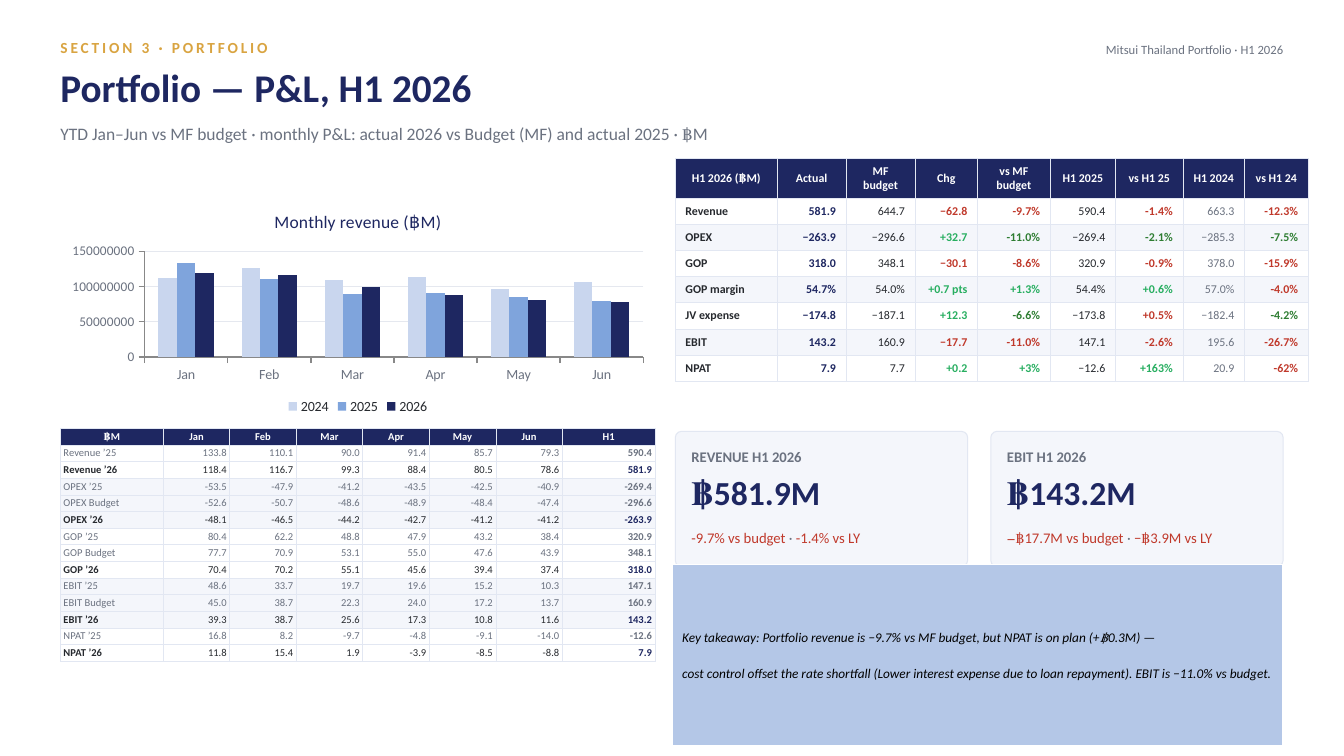
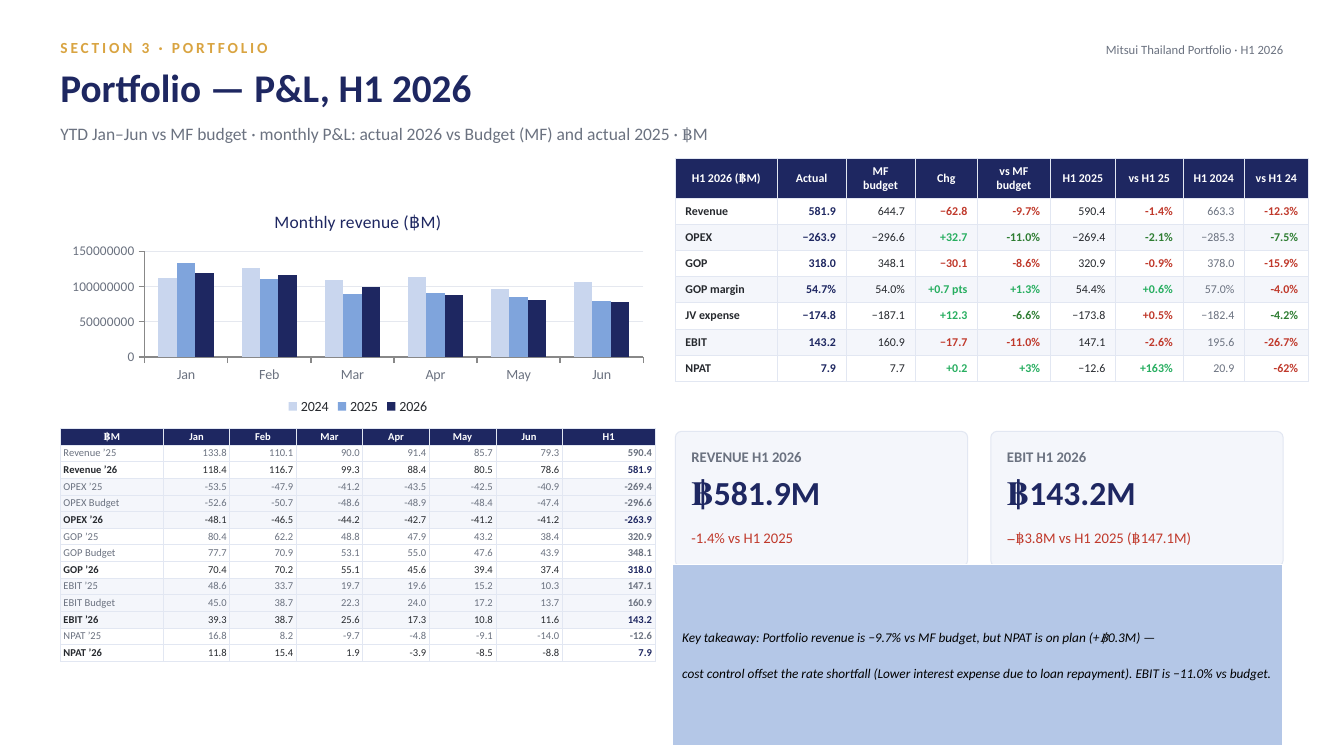
Before and after one commit to Chavin2543/mae-workspace, a slide deck: slide 14 of output/Portfolio_Performance_Report_H1-2026.pptx. Drawn at 1344x756 pixels with LibreOffice and Linux fonts; fonts in the diff are those of the drawing. Boxes give left, top, right and bottom in pixels: in the first picture for what was removed or moved away, otherwise in the second. Text is boxed around its words. In the diff, an @@ line names an element or a change of style, - is before the commit and + after.

```diff
--- a/output/Portfolio_Performance_Report_H1-2026.pptx
+++ b/output/Portfolio_Performance_Report_H1-2026.pptx
@@ text at box(691, 533, 793, 543): text changed @@
--9.7% vs budget · -1.4% vs LY
+-1.4% vs H1 2025
@@ text at box(1007, 532, 1191, 545): text changed @@
-−฿17.7M vs budget · −฿3.9M vs LY
+−฿3.8M vs H1 2025 (฿147.1M)
```
Also in this commit, not shown: 4 other slides changed.
